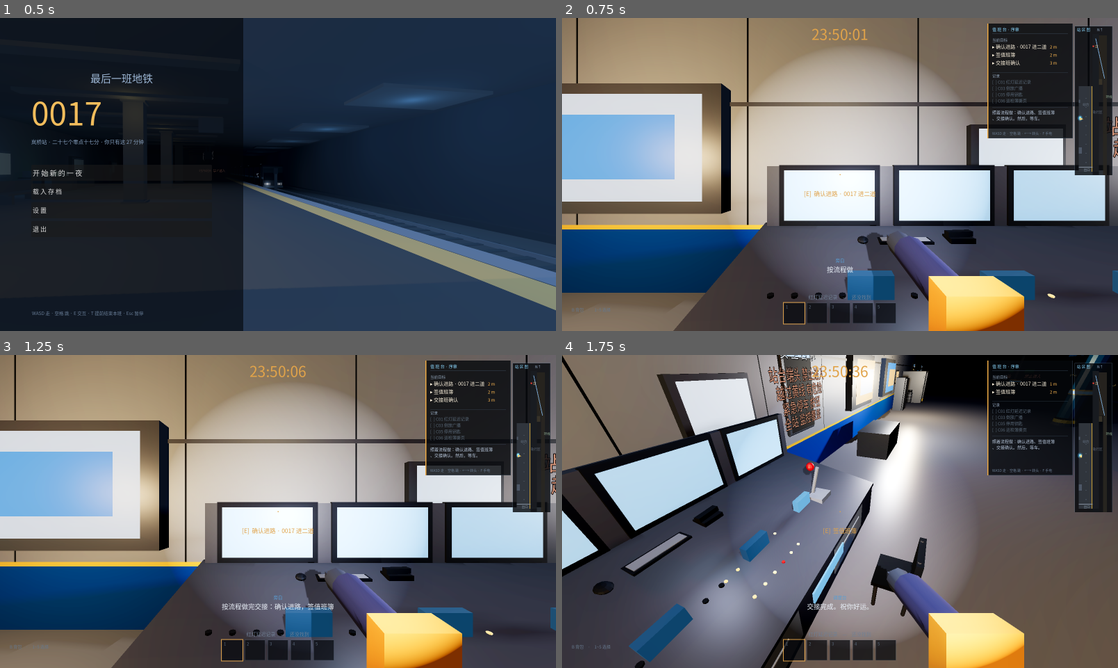
Above: before the commit, frames 1-4 (two rows, left to right).
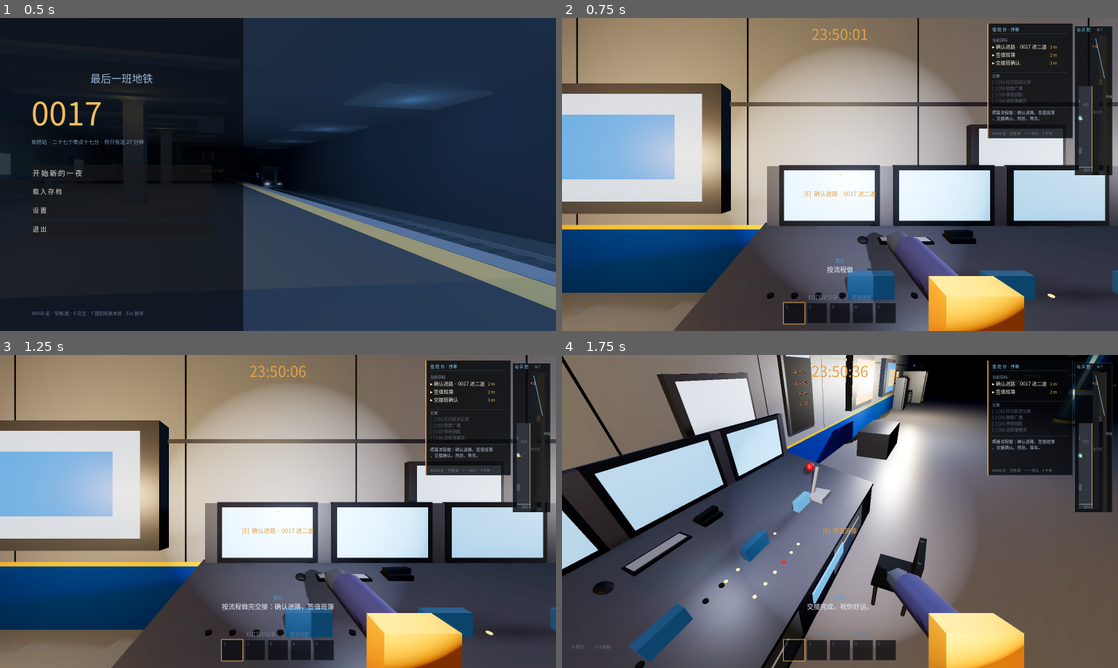
Above: after the commit, the same moments.

Repository: sabrina1647412733-collab/anomaly-bureau-game
Game: Godot game, scene res://scenes/main.tscn
Two runs of this game, one before a commit and one after it. Both use one fixed random seed, a clock stepped at 60 frames per second and the inputs below.
Inputs (mouse positions are in pixels of both pictures, inside the frame that each line leads up to):
- Up to frame 1 (0.5 s): no input
- Up to frame 2 (0.75 s): click "开 始 新 的 一 夜" at 0.5 s
- Up to frame 3 (1.25 s): no input
- Up to frame 4 (1.75 s): tap Enter at 1.25 s; move the mouse to (867, 511) at 1.27 s; hold Up from 1.28 s (still down); hold E from 1.28 s (still down); click (867, 511) at 1.42 s; tap Space at 1.52 s

Frame 1 is identical in both runs. In frame 2, less than 0.1% of the frame differs, in the area x 98-100%, y 31-45%; in frame 3, less than 0.1%; in frame 4, 0.9%, in the area x 37-65%, y 0-25%.

Commit message:
[godot] 按反馈改：第二人称拉远 + 信息牌字号 + 穿模 6 处 + 线索建模：① FACE_DIST 1.15→3.10m（贴近第三人称距离，仍正面看眼睛），实测相机距眼睛 3.100m、对准 dot=1.0000；② 信息牌标题字号 0.135→0.052、正文 0.12→0.033（原字高约 26cm → 7cm），行距按 6 行铺满；③ 新增 scripts/tests/audit.gd（可坐位置在两个高度做点查询 + 线索向下打射线量间隙），抓出并修掉 6 处穿模：广播台调音台椅整把插在台里、值班室办公椅插在桌里、值班室办公桌与西墙矮柜叠 0.15m、闸机有一根辊穿过刷卡面板、总调度手柄底座一半插在继电器柜门里、长椅座面 0.84m→0.54m（三条板条改两条、碰撞盒同步收）；审计复测 9 个座位 0 例外；④ 5 件线索从「飘在空中的发光球」改成实物模型并落到实物表面：红灯延迟记录/倒放广播放调度台面（间隙 6/22mm）、停用钥匙放检修环线工作台（12mm）、巡检簿放长椅坐板（16mm，原悬空 0.52m）、五号继电器放继电器柜顶新增的检修托板（0mm，原悬空 1.50m）；柜内每排有通长导轨塞不下，故改柜顶。回归：六机位差异 ≤1.0、亮度不变。README 补第 13 节；另记：值班台=调度台(console.glb，站台西墙 z -15.7..-12.0)，回看键改用 M（T 已被站区图占用） - 小千

Diff:
--- a/scripts/game.gd
+++ b/scripts/game.gd
@@ -94,11 +94,11 @@
 var _dv_end_s := 0.0
 
 var ITEM_DEFS := [
-	{"id":"red","name":"红灯延迟记录","where":"控制台 · 旧继电器端口","desc":"旧继电器端口的打印条。红灯比它该亮的时间晚了半秒。","pos":Vector3(-16.60, 1.30, -13.60),"col":Color(0.83,0.34,0.31),"round":0},
-	{"id":"tape","name":"倒放广播","where":"广播台 · 磁带机","desc":"把站内广播倒过来听，里面有一句被埋掉的话：「三道有人，改四道。」","pos":Vector3(-16.30, 1.30, -13.0),"col":Color(0.35,0.62,0.83),"round":1},
-	{"id":"key","name":"停用钥匙","where":"隧道 · 检修环线","desc":"十七年前那把停用钥匙。系统早换了，锁还认它。","pos":Vector3(10.80, -0.10, -60.50),"col":Color(0.88,0.64,0.29),"round":2},
-	{"id":"log","name":"巡检簿","where":"站台 · 长椅上","desc":"巡检簿被撕掉的一页。上面记着 00:16:43 那道手动进路。","pos":Vector3(-14.30, 1.02, 17.00),"col":Color(0.72,0.82,0.95),"round":2},
-	{"id":"relay5","name":"五号继电器","where":"信号室 · 继电器柜","desc":"五号继电器的反馈慢半拍。隔离它，进路才锁得死。","pos":Vector3(-16.20, 1.50, 27.20),"col":Color(0.25,0.75,0.56),"round":3},
+	{"id":"red","name":"红灯延迟记录","where":"控制台 · 旧继电器端口","desc":"旧继电器端口的打印条。红灯比它该亮的时间晚了半秒。","pos":Vector3(-16.60, 1.156, -13.60),"col":Color(0.83,0.34,0.31),"round":0},
+	{"id":"tape","name":"倒放广播","where":"广播台 · 磁带机","desc":"把站内广播倒过来听，里面有一句被埋掉的话：「三道有人，改四道。」","pos":Vector3(-16.30, 1.172, -13.0),"col":Color(0.35,0.62,0.83),"round":1},
+	{"id":"key","name":"停用钥匙","where":"隧道 · 检修环线","desc":"十七年前那把停用钥匙。系统早换了，锁还认它。","pos":Vector3(10.80, -0.278, -60.50),"col":Color(0.88,0.64,0.29),"round":2},
+	{"id":"log","name":"巡检簿","where":"站台 · 长椅上","desc":"巡检簿被撕掉的一页。上面记着 00:16:43 那道手动进路。","pos":Vector3(-14.72, 0.516, 17.00),"col":Color(0.72,0.82,0.95),"round":2},
+	{"id":"relay5","name":"五号继电器","where":"信号室 · 继电器柜","desc":"五号继电器的反馈慢半拍。隔离它，进路才锁得死。","pos":Vector3(-17.150, 2.082, 26.700),"col":Color(0.25,0.75,0.56),"round":3},
 ]
 
 func _ready() -> void:
@@ -261,25 +261,85 @@
 
 func _make_items() -> void:
 	for d in ITEM_DEFS:
-		var n := Node3D.new()
+		var n := _make_item_model(d)
 		n.position = d["pos"]
-		var mi := MeshInstance3D.new()
-		var sm := SphereMesh.new()
-		sm.radius = 0.18; sm.height = 0.36; sm.radial_segments = 4; sm.rings = 2
-		mi.mesh = sm
-		var m := StandardMaterial3D.new()
-		m.albedo_color = d["col"]
-		m.emission_enabled = true
-		m.emission = d["col"]
-		m.emission_energy_multiplier = 2.2
-		mi.material_override = m
-		n.add_child(mi)
 		var ol := OmniLight3D.new()
-		ol.light_color = d["col"]; ol.light_energy = 1.2; ol.omni_range = 4.5; ol.shadow_enabled = false
+		ol.light_color = d["col"]; ol.light_energy = 1.0; ol.omni_range = 3.4; ol.shadow_enabled = false
 		n.add_child(ol)
 		add_child(n)
 		n.visible = false
-		items.append({"def": d, "node": n, "mesh": mi, "got": false})
+		items.append({"def": d, "node": n, "mesh": n, "got": false})
+
+## 每件线索都做成实物小模型（原来是一个飘在空中的发光球），原点在底面，方便直接摆在平面上
+func _make_item_model(d: Dictionary) -> Node3D:
+	var root := Node3D.new()
+	root.name = String(d["id"])
+	var col: Color = d["col"]
+	var body := StandardMaterial3D.new()
+	body.albedo_color = col
+	body.roughness = 0.60
+	var dark := StandardMaterial3D.new()
+	dark.albedo_color = Color(0.10, 0.11, 0.13)
+	dark.roughness = 0.85
+	var paper := StandardMaterial3D.new()
+	paper.albedo_color = Color(0.86, 0.87, 0.84)
+	paper.roughness = 0.90
+	var metal := StandardMaterial3D.new()
+	metal.albedo_color = Color(0.62, 0.64, 0.66)
+	metal.roughness = 0.35
+	metal.metallic = 0.5
+	var lit := StandardMaterial3D.new()
+	lit.albedo_color = col
+	lit.emission_enabled = true
+	lit.emission = col
+	lit.emission_energy_multiplier = 1.6
+	match String(d["id"]):
+		"red":      # 红灯延迟记录：一条打印条 + 红灯 + 卡子
+			_item_part(root, Vector3(0.22, 0.005, 0.09), Vector3(0, 0.0025, 0), paper)
+			_item_part(root, Vector3(0.19, 0.002, 0.012), Vector3(0, 0.006, 0.018), dark)
+			_item_part(root, Vector3(0.024, 0.016, 0.024), Vector3(0.086, 0.013, 0.026), lit)
+			_item_part(root, Vector3(0.030, 0.020, 0.020), Vector3(-0.090, 0.012, 0), dark)
+		"tape":     # 倒放广播：磁带
+			_item_part(root, Vector3(0.130, 0.034, 0.092), Vector3(0, 0.018, 0), dark)
+			for rx in [-0.030, 0.030]:
+				_item_part(root, Vector3(0.044, 0.010, 0.044), Vector3(rx, 0.031, 0), metal, true)
+			_item_part(root, Vector3(0.110, 0.012, 0.030), Vector3(0, 0.030, -0.030), lit)
+			_item_part(root, Vector3(0.104, 0.006, 0.070), Vector3(0, 0.036, 0), paper)
+		"key":      # 停用钥匙
+			_item_part(root, Vector3(0.050, 0.008, 0.032), Vector3(0, 0.006, -0.042), body)
+			_item_part(root, Vector3(0.036, 0.006, 0.014), Vector3(0, 0.007, -0.058), body)
+			_item_part(root, Vector3(0.012, 0.008, 0.086), Vector3(0, 0.006, 0.020), body)
+			for k in range(3):
+				_item_part(root, Vector3(0.010, 0.008, 0.014), Vector3(0.011, 0.006, 0.036 + float(k) * 0.018), body)
+		"log":      # 巡检簿：封面 + 内页 + 书签 + 撕口
+			_item_part(root, Vector3(0.170, 0.030, 0.240), Vector3(0, 0.016, 0), dark)
+			_item_part(root, Vector3(0.158, 0.022, 0.228), Vector3(0.006, 0.032, 0), paper)
+			_item_part(root, Vector3(0.006, 0.034, 0.240), Vector3(-0.084, 0.017, 0), body)
+			_item_part(root, Vector3(0.030, 0.006, 0.070), Vector3(0.030, 0.044, 0.070), lit)
+		"relay5":   # 五号继电器：外壳 + 顶板 + 三个脚 + 红灯
+			_item_part(root, Vector3(0.098, 0.062, 0.096), Vector3(0, 0.052, 0), body)
+			_item_part(root, Vector3(0.106, 0.008, 0.104), Vector3(0, 0.087, 0), dark)
+			for px in [-0.028, 0.0, 0.028]:
+				_item_part(root, Vector3(0.014, 0.022, 0.014), Vector3(px, 0.011, 0), metal)
+			_item_part(root, Vector3(0.020, 0.014, 0.006), Vector3(0.026, 0.062, -0.050), lit)
+	return root
+
+func _item_part(parent: Node3D, size: Vector3, off: Vector3, mat: Material, cyl := false) -> void:
+	var mi := MeshInstance3D.new()
+	if cyl:
+		var cm := CylinderMesh.new()
+		cm.top_radius = size.x * 0.5
+		cm.bottom_radius = size.x * 0.5
+		cm.height = size.y
+		cm.radial_segments = 10
+		mi.mesh = cm
+	else:
+		var bm := BoxMesh.new()
+		bm.size = size
+		mi.mesh = bm
+	mi.material_override = mat
+	mi.position = off
+	parent.add_child(mi)
 
 func _make_doors() -> void:
 	doors.clear()
--- a/scripts/level.gd
+++ b/scripts/level.gd
@@ -346,7 +346,7 @@
     small_room(-11.00, 2.5, 14.5, 3.5, 7.6, 9.6, "值班室", "duty")
     small_room(-11.50, 33.0, 45.0, 3.3, 37.6, 39.6, "广播台", "studio")
     # 总调度手柄底座
-    b.box("metalD", _v(-16.96, FY, 30.42), _v(-16.44, 1.02, 31.18), true)
+    b.box("metalD", _v(-16.66, FY, 30.42), _v(-16.14, 1.02, 31.18), true)
 
 func small_room(x1: float, z0: float, z1: float, h: float, dz0: float, dz1: float, nm: String, kind := "duty") -> void:
     # ---- 墙体 ----
@@ -364,8 +364,8 @@
     # ---- 家具：全部贴墙，门前 x1-2.4 之内留空 ----
     cabinet(PX0 + 0.15, z0 + 0.5, PX0 + 0.95, z1 - 0.5, 1.05)          # 后墙一排矮柜
     if kind == "duty":
-        desk(x1 - 6.2, z0 + 0.28, x1 - 4.2, z0 + 2.48)                # 靠北墙办公桌
-        chair(x1 - 5.4, z0 + 1.45, FY, PI * 0.5)
+        desk(x1 - 5.9, z0 + 0.28, x1 - 3.7, z0 + 1.08)                # 靠北墙办公桌
+        chair(x1 - 4.8, z0 + 1.75, FY, 0.0)
         locker(PX0 + 1.05, z1 - 2.7, PX0 + 1.95, z1 - 0.45, 1.9)      # 立式更衣柜
         desk(x1 - 4.4, z1 - 3.7, x1 - 2.6, z1 - 1.3)                  # 南侧会议桌
         chair(x1 - 4.85, z1 - 2.5, FY, -PI * 0.5)
@@ -381,7 +381,7 @@
         b.cyl("glass|dcefff", PX0 + 2.475, z1 - 0.75, 1.44, 1.50, 0.155, 0.095, 12, true, false)
     else:
         desk(x1 - 5.6, z0 + 0.30, x1 - 3.6, z0 + 2.00, 0.92)          # 调音台
-        chair(x1 - 4.25, z0 + 1.30, FY, PI * 0.5)
+        chair(x1 - 2.9, z0 + 1.55, FY, PI * 0.5)
         cabinet(PX0 + 1.05, z1 - 3.5, PX0 + 2.00, z1 - 0.5, 1.8)      # 磁带架
         for i in range(4):
             b.box("dark", _v(PX0 + 1.10, 0.25 + float(i) * 0.36, z1 - 3.45), _v(PX0 + 1.95, 0.33 + float(i) * 0.36, z1 - 0.55), false)
@@ -444,6 +444,9 @@
         b.box("metal", _v(x1 + 0.085, 0.53, tz), _v(x1 + 0.128, 0.73, tz + 0.30), false)
         b.box("dark", _v(x1 + 0.128, 0.595, tz + 0.05), _v(x1 + 0.140, 0.665, tz + 0.25), false, "p")
     b.box("lamp", _v(x1 + 0.085, 0.775, zw0 + 0.15), _v(x1 + 0.125, 0.812, zw1 - 0.15), false)
+    # ---- 柜顶托板：五号继电器线索摆在这上面（柜内每排导轨占满，放不下，改到顶面）----
+    b.box("metalD", _v(x1 - 0.28, h, 26.30), _v(x1 + 0.06, h + 0.022, 27.10), false, "t")
+    b.box("dark", _v(x1 - 0.26, h + 0.022, 26.34), _v(x1 + 0.04, h + 0.032, 27.06), false, "t")
     # ---- 三副铰链（北端）----
     for hy in [0.52, 1.16, 1.72]:
         b.cyl("metal", xd + 0.010, z0 + 0.15, hy - 0.10, hy + 0.10, 0.026, 0.026, 8, true, true)
@@ -477,24 +480,24 @@
     # 长椅：木条坐板 + 木条靠背 + 圆管腿 / 圆管横撑
     var ySeat := base + 0.44
     var zc := (z0 + z1) * 0.5
-    for i in range(3):
-        var xx := x0 + 0.05 + float(i) * 0.30
-        b.box("wood", _v(xx, ySeat, z0), _v(xx + 0.24, ySeat + 0.05, z1), false, "all", 0.015)
+    for i in range(2):
+        var xx := x0 + 0.05 + float(i) * 0.27
+        b.box("wood", _v(xx, ySeat, z0), _v(xx + 0.25, ySeat + 0.05, z1), false, "all", 0.015)
     for i in range(2):
         var y := base + 0.62 + float(i) * 0.20
         var xx2 := x0 + 0.02 - float(i) * 0.045
         b.box("wood", _v(xx2, y, z0), _v(xx2 + 0.15, y + 0.14, z1), false, "all", 0.020)
     for zz in [z0 + 0.22, zc, z1 - 0.22]:
-        for xx3 in [x0 + 0.10, x1 - 0.10]:
+        for xx3 in [x0 + 0.10, x0 + 0.50]:
             b.cyl("metalD", xx3, zz, base, ySeat, 0.032, 0.032, 8, false, false)
-        b.box("metalD", _v(x0 + 0.03, ySeat - 0.05, zz - 0.03), _v(x1 - 0.03, ySeat, zz + 0.03), false)
+        b.box("metalD", _v(x0 + 0.03, ySeat - 0.05, zz - 0.03), _v(x0 + 0.60, ySeat, zz + 0.03), false)
         b.cyl("metalD", x0 + 0.04, zz, ySeat, base + 1.00, 0.030, 0.030, 8, false, false)
-    for xx4 in [x0 + 0.10, x1 - 0.10]:
+    for xx4 in [x0 + 0.10, x0 + 0.50]:
         b.cyl_z("metalD", xx4, base + 0.36, z0 + 0.16, z1 - 0.16, 0.026, 8, true)
-    b.add_collider(_v(x0, base, z0), _v(x1, base + 0.50, z1))
-    b.light(_v(x0 + 0.50, base + 1.42, zc), Color(0.92, 0.86, 0.76), 3.2, 3.8, false)
-    b.seats.append({"pos": Vector3(x0 + 0.62, base, z0 + (z1 - z0) * 0.30), "yaw": -PI * 0.5})
-    b.seats.append({"pos": Vector3(x0 + 0.62, base, z0 + (z1 - z0) * 0.70), "yaw": -PI * 0.5})
+    b.add_collider(_v(x0, base, z0), _v(x0 + 0.66, base + 0.50, z1))
+    b.light(_v(x0 + 0.42, base + 1.42, zc), Color(0.92, 0.86, 0.76), 3.2, 3.8, false)
+    b.seats.append({"pos": Vector3(x0 + 0.28, base, z0 + (z1 - z0) * 0.30), "yaw": -PI * 0.5})
+    b.seats.append({"pos": Vector3(x0 + 0.28, base, z0 + (z1 - z0) * 0.70), "yaw": -PI * 0.5})
 
 func vending(x0: float, z0: float, x1: float, z1: float, base := FY) -> void:
     # 自动售货机：圆角外壳 → 玻璃橱窗（三层货道 / 商品 / 价签）→ 取货口 → 面板与退币口 → 顶部灯箱
@@ -572,7 +575,7 @@
     b.box("metalD", _v(cx - 0.16, base + 0.84, cz - 0.20), _v(cx + 0.16, base + 0.88, cz - 0.14), false, "t")
     # 三辊：三根圆管绕立柱 120 度分布
     for i in range(3):
-        var a := TAU * float(i) / 3.0 + 0.35
+        var a := TAU * float(i) / 3.0 + PI * 0.5
         b.cyl_dir("metal", Vector3(cx + cos(a) * 0.40, base + 0.90, cz + sin(a) * 0.40),
                   a, 0.62, 0.030, 8, true)
 
@@ -634,11 +637,11 @@
     b.add_collider(_v(x, y0 - 0.06, z - w * 0.5 - 0.06), _v(x + 0.12, y1 + 0.06, z + w * 0.5 + 0.06))
     var fx := x + 0.12
     b.box("sign", _v(fx, y1 - 0.30, z - w * 0.44), _v(fx + 0.012, y1 - 0.07, z + w * 0.44), false, "p")
-    b.label3d(title, _v(fx + 0.03, y1 - 0.185, z), 0.135, Color(0.95, 0.98, 1.0), PI * 0.5)
+    b.label3d(title, _v(fx + 0.03, y1 - 0.185, z), 0.052, Color(0.95, 0.98, 1.0), PI * 0.5)
     var n := maxi(lines.size(), 1)
     for i in range(lines.size()):
-        var ry := y1 - 0.58 - float(i) * (1.16 / float(n))
-        b.label3d(String(lines[i]), _v(fx + 0.03, ry, z), 0.12, accent, PI * 0.5)
+        var ry := y1 - 0.54 - float(i) * (1.22 / float(maxi(n, 6)))
+        b.label3d(String(lines[i]), _v(fx + 0.03, ry, z), 0.033, accent, PI * 0.5)
     b.light(_v(x + 0.75, 2.10, z), Color(0.88, 0.92, 1.0), 1.0, 3.8, false)
 
 ## 五块牌子：位置都避开了广告灯箱、售货机与三间房间（后墙可用的空段是 z -56..2.5 / 14.5..24 / 45..50）
--- a/scripts/player.gd
+++ b/scripts/player.gd
@@ -28,7 +28,7 @@
 ]
 const CCTV_FOV := 46.0
 ## 第二人称（对脸视角）：镜头在角色正前方看着他的眼睛
-const FACE_DIST := 1.15
+const FACE_DIST := 3.10
 const FACE_LOOK_UP := -0.02
 const TP_UP := 0.55
 
--- /dev/null
+++ b/scripts/tests/audit.gd
@@ -0,0 +1,46 @@
+extends SceneTree
+## 审计：① 每个可坐位置是否落在实体内部（两个高度各做一次点查询）② 每件线索物品离下方表面多高
+var game
+
+func _initialize() -> void:
+    game = load("res://scenes/main.tscn").instantiate()
+    root.add_child(game)
+    _run()
+
+func _run() -> void:
+    for i in range(45):
+        await process_frame
+    game._on_start()
+    for i in range(20):
+        await process_frame
+    var sp: PhysicsDirectSpaceState3D = game.get_world_3d().direct_space_state
+    print("=== 座位审计（0.70 / 1.10 两个高度（避开椅子/长椅自身 0.50 高的碰撞盒）各点查询一次；0 = 空，>0 = 坐进东西里）===")
+    var bad_seats := 0
+    for i in range(game.builder.seats.size()):
+        var s: Dictionary = game.builder.seats[i]
+        var bad := 0
+        for hy in [0.70, 1.10]:
+            var q := PhysicsPointQueryParameters3D.new()
+            q.position = s["pos"] + Vector3(0, hy, 0)
+            var hits: Array = sp.intersect_point(q, 8)
+            bad += hits.size()
+        if bad > 0:
+            bad_seats += 1
+        print("  #%d %s  → 命中 %d %s" % [i, s["pos"], bad, "穿模！" if bad > 0 else "OK"])
+    print("=== 线索物品离下方表面高度（理想 0.00，就是贴着放）===")
+    var bad_items := 0
+    for d in game.ITEM_DEFS:
+        var p0: Vector3 = d["pos"] + Vector3(0, 0.6, 0)
+        var p1: Vector3 = d["pos"] - Vector3(0, 1.2, 0)
+        var q := PhysicsRayQueryParameters3D.create(p0, p1)
+        var hit: Dictionary = sp.intersect_ray(q)
+        if hit.is_empty():
+            print("  %-14s 世界 %s  下方 3 m 内没有支撑面" % [d["id"], d["pos"]])
+            bad_items += 1
+        else:
+            var gap: float = d["pos"].y - float(hit["position"].y)
+            if gap > 0.03 or gap < -0.05:
+                bad_items += 1
+            print("  %-14s 世界 y=%.3f  下方 y=%.3f  间隙 %+.3f m %s" % [d["id"], d["pos"].y, hit["position"].y, gap, "← 还飘着" if gap > 0.03 else ("← 陷进去了" if gap < -0.05 else "OK")])
+    print("=== 汇总：%d 个座位异常，%d 件物品异常 ===" % [bad_seats, bad_items])
+    quit()
--- a/scripts/tests/closeup.gd
+++ b/scripts/tests/closeup.gd
@@ -76,6 +76,9 @@
 	if seat_idx < 0:
 		game.player.global_position = Vector3(x, y, z)
 		game.player.rotation.y = yaw
+	if flags.has("items"):
+		for it in game.items:
+			it["node"].visible = true
 	if flags.has("third"):
 		game.player.toggle_cam()
 	if flags.has("cctv"):
Not shown, changed: README.md
